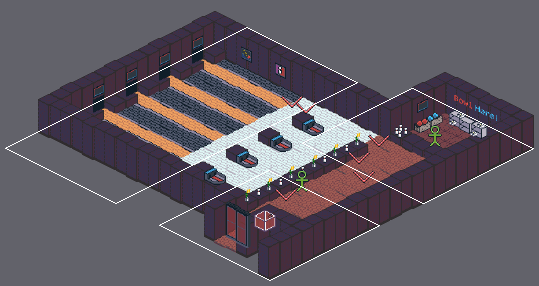
Two states of a Tiled map, scratch/floor1-bowlingalley.tmx. The first picture is a wide view before the edit; the outline marks the close-up.
Close-up. The starting point:
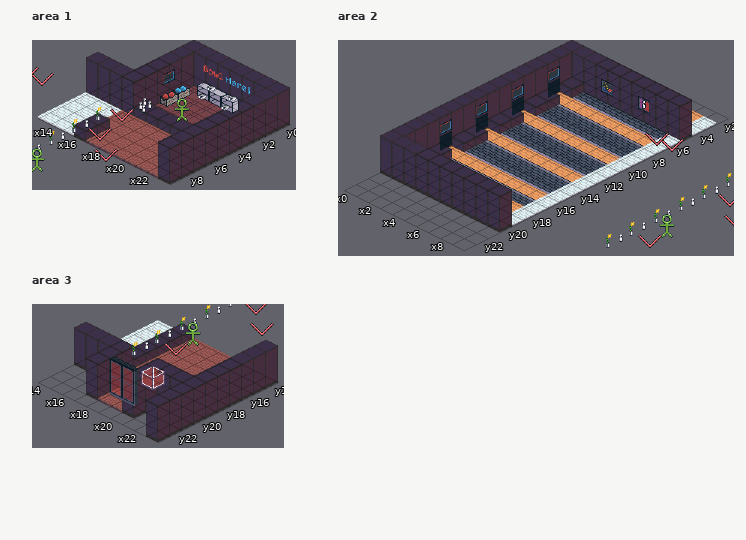
Cells are 32x16 px. Isometric: x runs down to the right, y down to the left. Shown: area 1 x 13..23, y 0..9; area 2 x 0..9, y 2..23; area 3 x 14..23, y 14..23.
Now the later version:
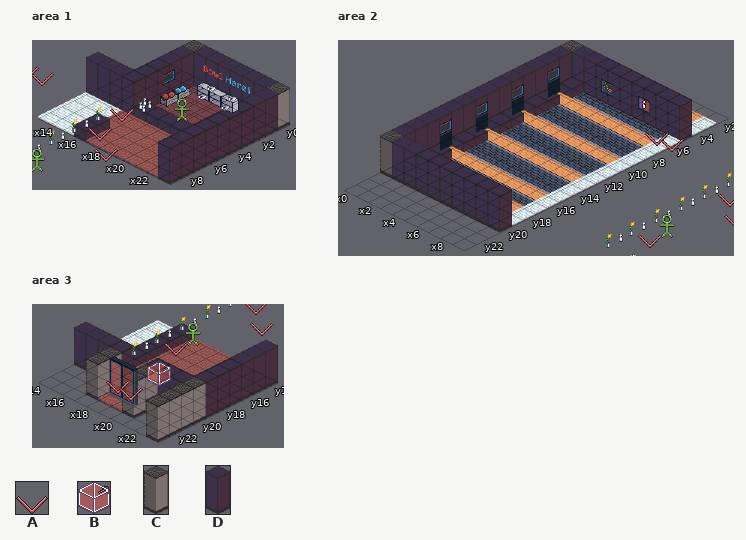
Key: from "control": A 1, B 7; from "walls": C 32, D 36.
_ is an empty cell, . an unchanged one.
Objects are placed by the point they stand on, in cells (3,4 is the top-left corner of cell 3,4); size is 1x1 cell unless given.
From old to new:
--- layer "Tiles", area 1
@@ x 16..23 @@
- 0 D......D
+ 0 C......C
--- layer "Tiles", area 2
@@ x 0..0 @@
- 5 D
+ 5 C
@@ x 0..0 @@
-20 D
+20 C
--- layer "Tiles", area 3
@@ x 17..23 @@
-20 ......D
-21 D..D..D
-22 D..D..D
-23 ......D
+20 ......C
+21 C..C..C
+22 C..C..C
+23 ......C
--- layer "Objects", area 3
-B "MarkerFromAtrium" at 19.4,19.8 size 1x2
+B "MarkerFromAtrium" at 19.3,19.3 size 1x2
+A "MarkerRedDoorBCK1" at 18.3,21.7 size 1x2
+A "MarkerRedDoorBCK2" at 19.5,21.7 size 1x2
Boxes around the changes in both close-ups, in picture pixels (x1, y1, x2, y2):
changed: (183, 41, 205, 51)
changed: (267, 83, 290, 127)
changed: (561, 41, 583, 51)
changed: (380, 131, 403, 175)
changed: (86, 347, 206, 439)
